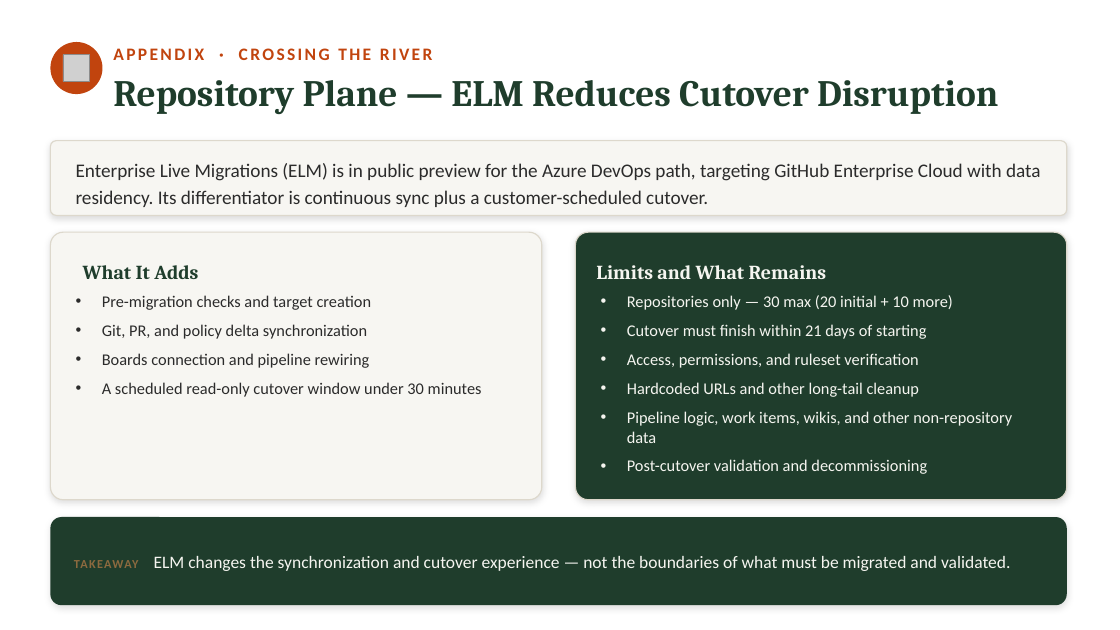
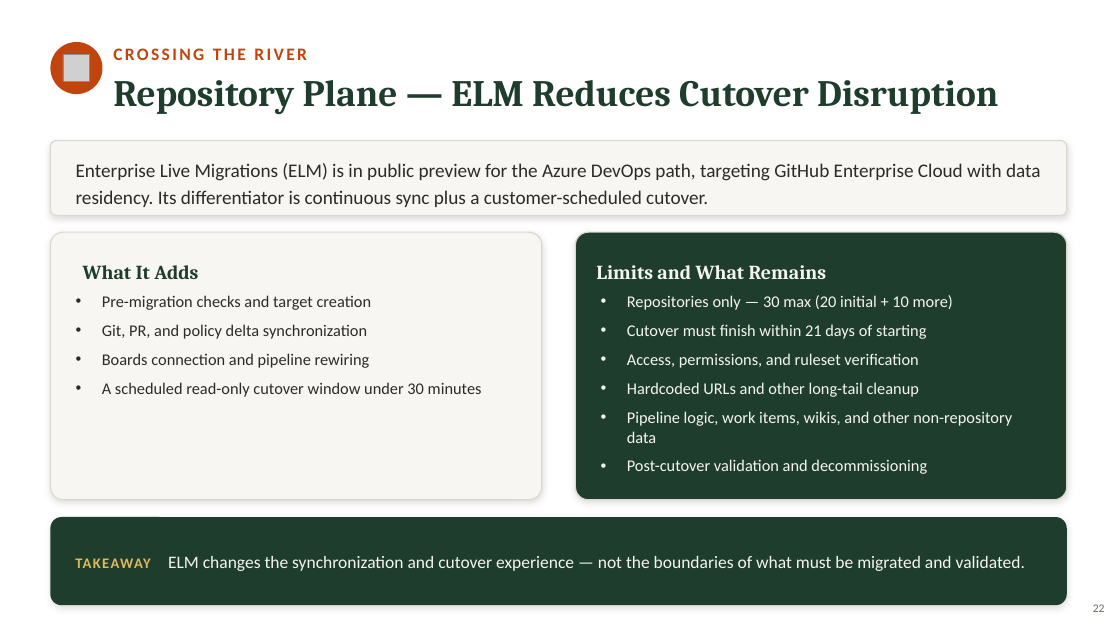
Before and after one commit to neumann1990/Azure_DevOps_To_GitHub, a slide deck: slide 22 of presentation/azure-devops-to-github-the-great-migration-FULL-DECK.pptx (slide 51 before the commit). Drawn at 1120x630 pixels with LibreOffice and Linux fonts; fonts in the diff are those of the drawing; grey boxes stand for pictures. Boxes give left, top, right and bottom in pixels: in the first picture for what was removed or moved away, otherwise in the second. Text is boxed around its words. In the diff, an @@ line names an element or a change of style, - is before the commit and + after.

Commit message:
More styling changes to PP

```diff
--- a/presentation/azure-devops-to-github-the-great-migration-FULL-DECK.pptx
+++ b/presentation/azure-devops-to-github-the-great-migration-FULL-DECK.pptx
@@ text at box(113, 48, 307, 60): text changed @@
-APPENDIX · CROSSING THE RIVER
+CROSSING THE RIVER
@@ text "TAKEAWAY ELM changes the synchronization ..." at box(75, 556, 1025, 571): size 10.5 to 12.5 pt, text colour #8C6A3F to #E0B85C in "TAKEAWAY" @@
@@ page number added at box(1093, 604, 1105, 612), 10 pt, text #6B6B63 @@
+22
```
Also in this commit, not shown: 50 other slides changed.
